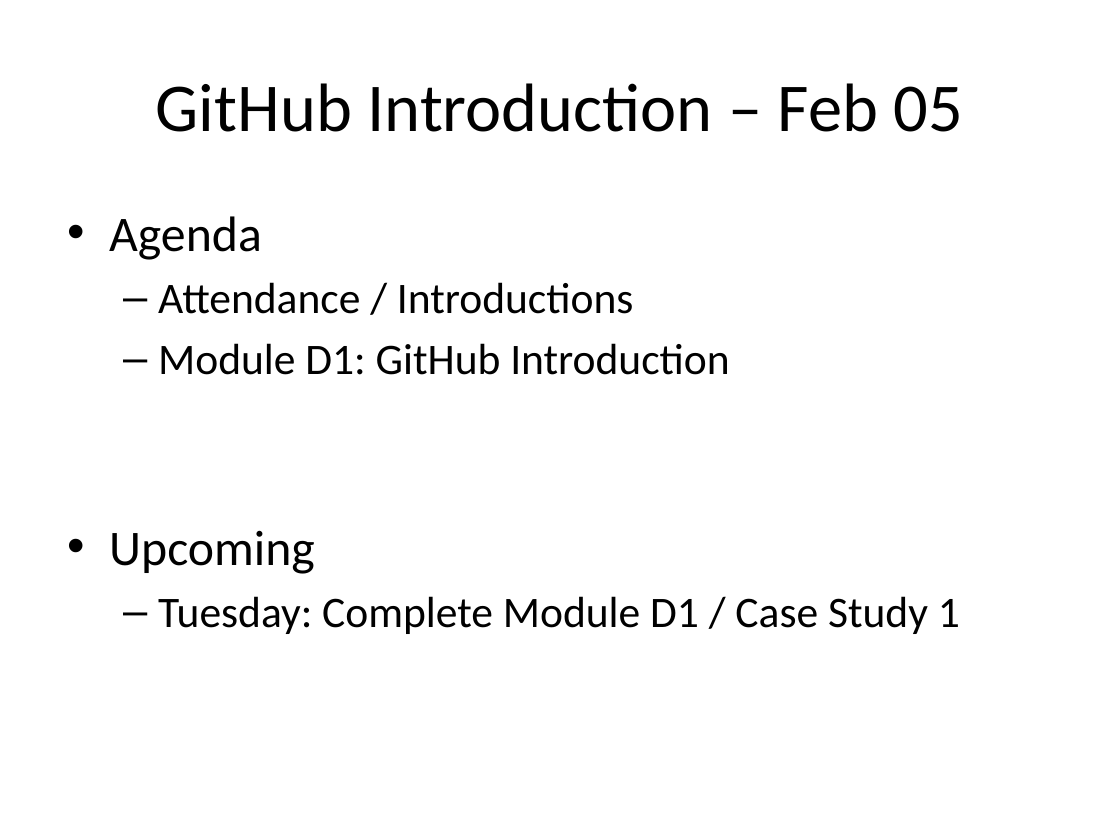
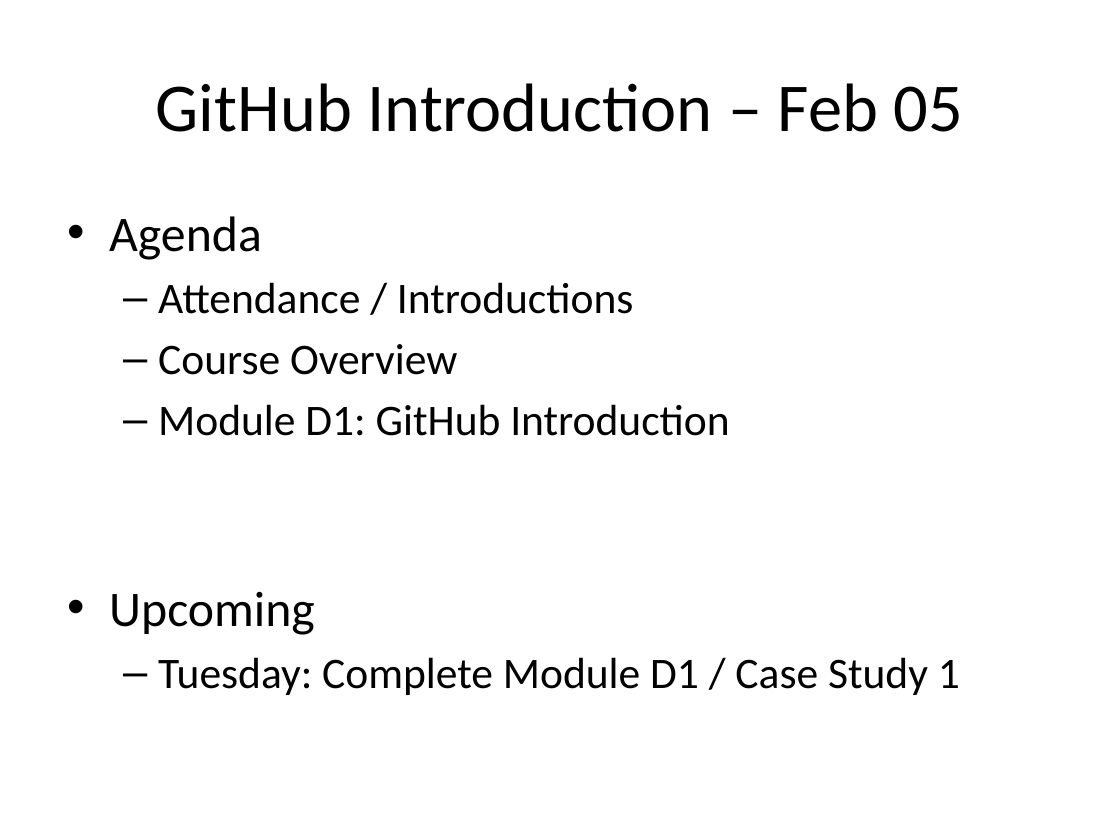
Before and after one commit to DamanTakhar/ICS2O0A, a slide deck: slide 2 of Daily Agendas/Day1.1_GitHub Intro_Feb05.pptx. Drawn at 1120x840 pixels with LibreOffice and Linux fonts; fonts in the diff are those of the drawing. Boxes give left, top, right and bottom in pixels: in the first picture for what was removed or moved away, otherwise in the second. Text is boxed around its words. In the diff, an @@ line names an element or a change of style, - is before the commit and + after.

Commit message:
Course Intro

```diff
--- a/Daily Agendas/Day1.1_GitHub Intro_Feb05.pptx
+++ b/Daily Agendas/Day1.1_GitHub Intro_Feb05.pptx
@@ text at (158, 344, 457, 375): paragraph added @@
+  – Course Overview
```
Also in this commit, not shown: 1 other file.
